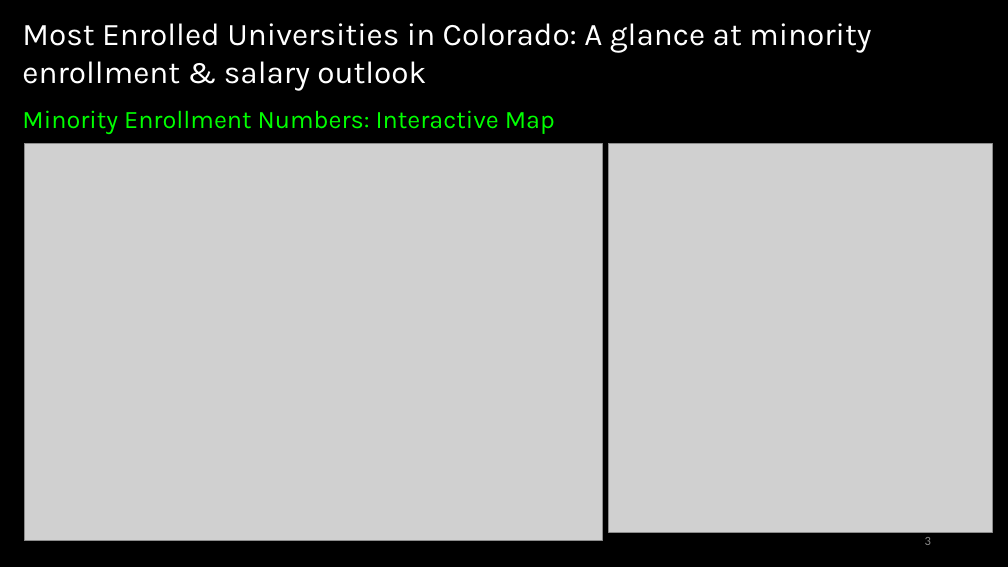
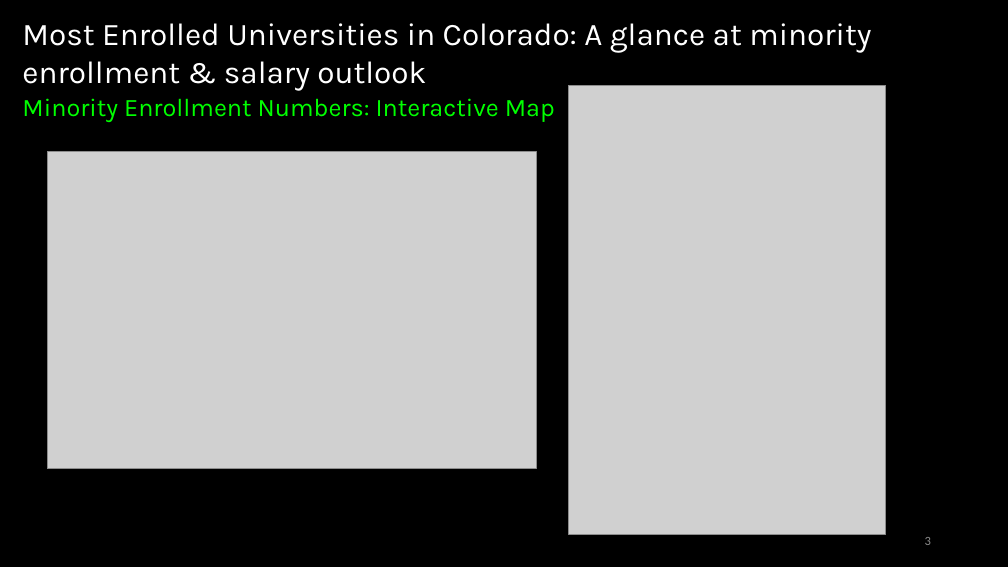
Before and after one commit to pmlnado/Rproj_final, a slide deck: slide 3 of R_FINAL_PPT.pptx. Drawn at 1008x567 pixels with LibreOffice and Linux fonts; fonts in the diff are those of the drawing; grey boxes stand for pictures. Boxes give left, top, right and bottom in pixels: in the first picture for what was removed or moved away, otherwise in the second. Text is boxed around its words. In the diff, an @@ line names an element or a change of style, - is before the commit and + after.

```diff
--- a/R_FINAL_PPT.pptx
+++ b/R_FINAL_PPT.pptx
@@ text "Minority Enrollment Numbers: Interactive Map": place and size @@
-text "Minority Enrollment Numbers: Interactive Map" at <box>22,110,555,134</box>
+text "Minority Enrollment Numbers: Interactive Map" at <box>22,98,555,122</box>
@@ picture: place and size @@
-picture at <box>609,144,994,532</box>
+picture at <box>569,85,885,535</box>
@@ picture: place and size @@
-picture at <box>24,144,603,541</box>
+picture at <box>47,151,536,468</box>
```
Also in this commit, not shown: 1 other slide changed.
